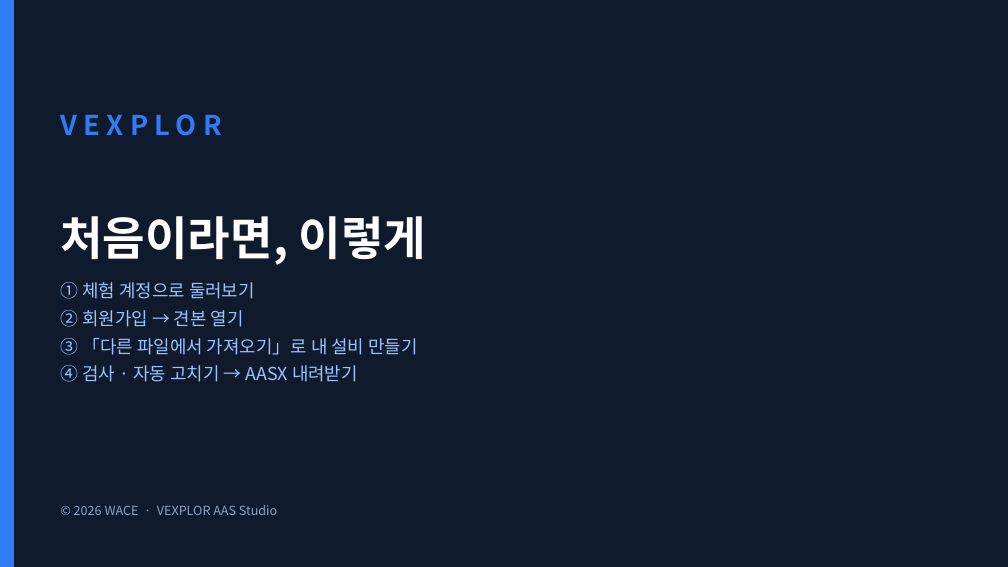
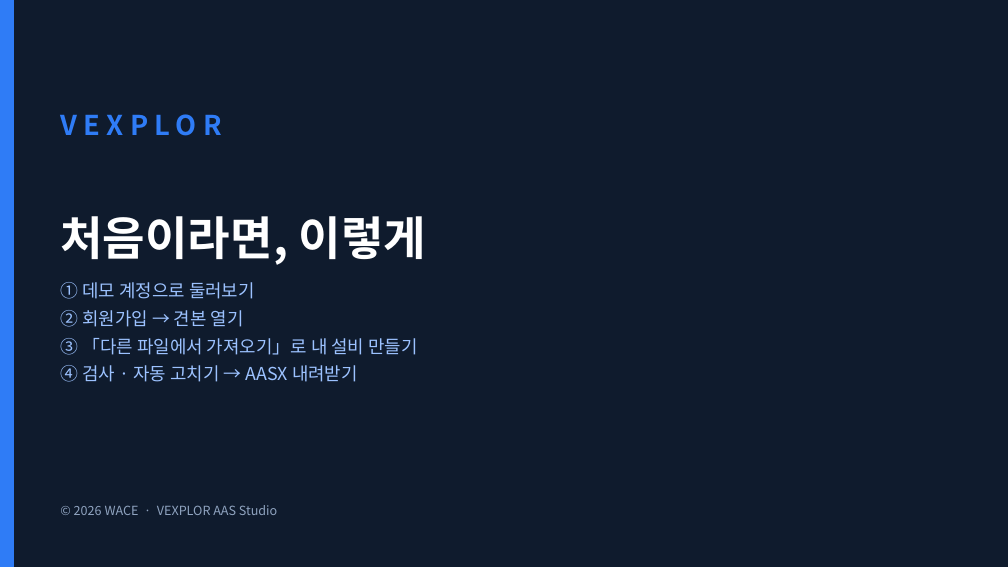
Before and after one commit to waceinc/vexplor-aas, a slide deck: slide 40 of VEXPLOR_AAS_Studio_user_manual.pptx (slide 39 before the commit). Drawn at 1008x567 pixels with LibreOffice and Linux fonts; fonts in the diff are those of the drawing. Boxes give left, top, right and bottom in pixels: in the first picture for what was removed or moved away, otherwise in the second. Text is boxed around its words. In the diff, an @@ line names an element or a change of style, - is before the commit and + after.

Commit message:
소개 페이지 — 데모 계정 demo / 0629 · 로그인 그림 · 사용자 매뉴얼 새 판

```diff
--- a/VEXPLOR_AAS_Studio_user_manual.pptx
+++ b/VEXPLOR_AAS_Studio_user_manual.pptx
@@ text at (60,282,255,299): text changed @@
-① 체험 계정으로 둘러보기
+① 데모 계정으로 둘러보기
```
Also in this commit, not shown: 11 other slides changed, 1 slide added, 2 other files.
